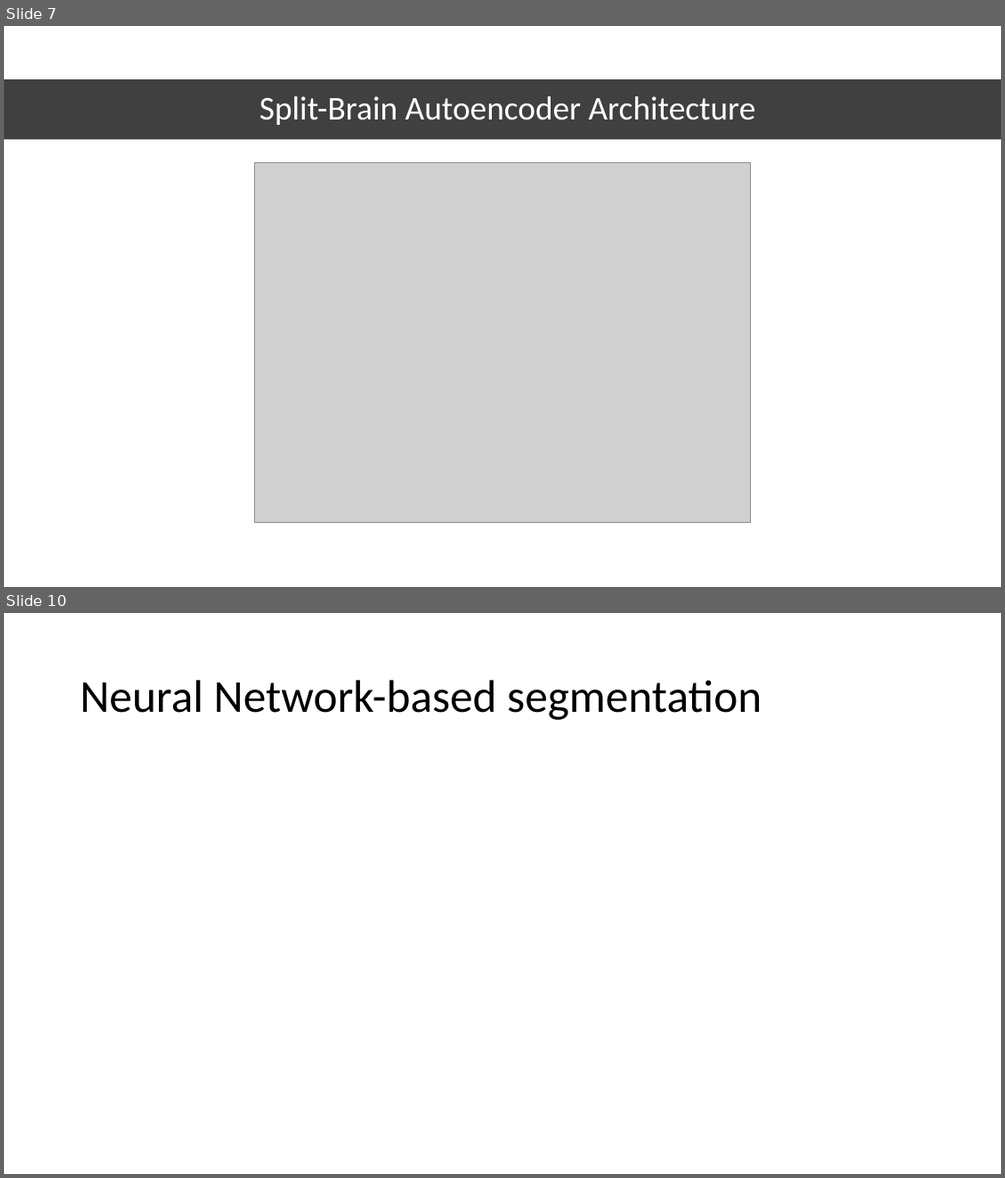
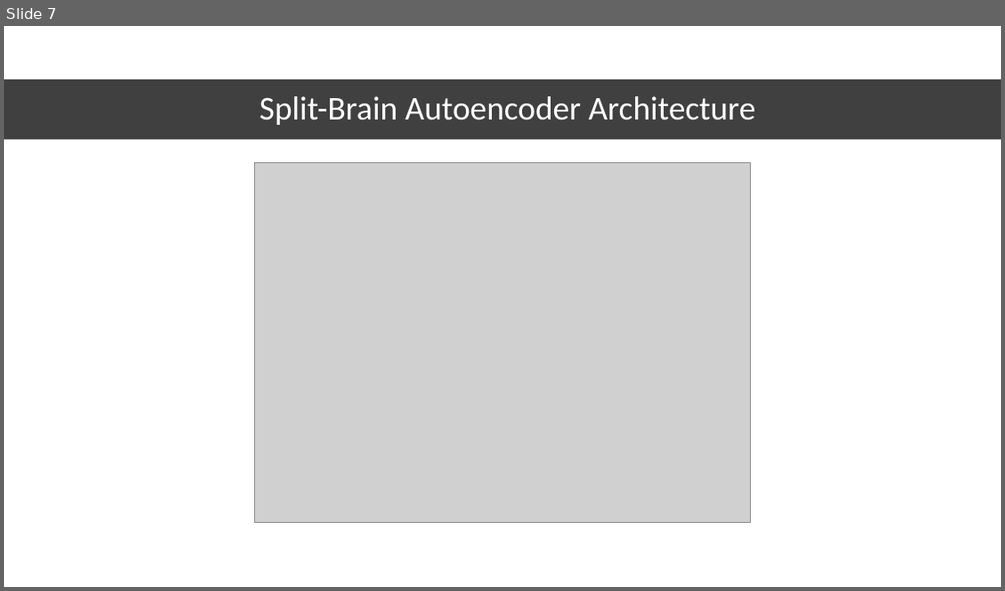
Before and after one commit to evelkey/vahun, a slide deck: Documentation/Autoencoderes kísérletek magyar nyelven.pptx. Shown one above the other, each under a label of ours: slides 7 and 10 before the commit, slide 7 after it; the slides between them are not shown. The pictures are 1005x1178 and 1005x591 pixels, drawn with LibreOffice and Linux fonts; fonts in the diff are those of the drawing; grey boxes stand for pictures. Boxes give left, top, right and bottom in pixels: in the first picture for what was removed or moved away, otherwise in the second. Text is boxed around its words. In the diff, an @@ line names an element or a change of style, - is before the commit and + after.

```diff
--- a/Documentation/Autoencoderes kísérletek magyar nyelven.pptx
+++ b/Documentation/Autoencoderes kísérletek magyar nyelven.pptx
@@ slide 10 removed at bbox=[4, 613, 1001, 1174], background #FFFFFF @@
@@ title removed at bbox=[80, 680, 761, 720] @@
-Neural Network-based segmentation
```
Also in this commit, not shown: 6 slides changed, 2 slides added, 3 other slides removed, 1 other file.
